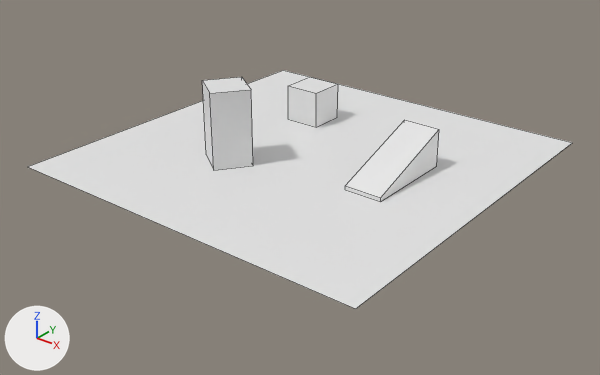
The Blender file tools/obj/saves/scene.blend: old version first, new version second.
Both versions are drawn from a camera (50 mm lens) standing at (24.3, -31.1, 17.2) and looking at (0.6, -1.5, -1.2). Arrows for +X, +Y and +Z are at lower left; the lights stay in place. Mesh edges are drawn as thin lines.
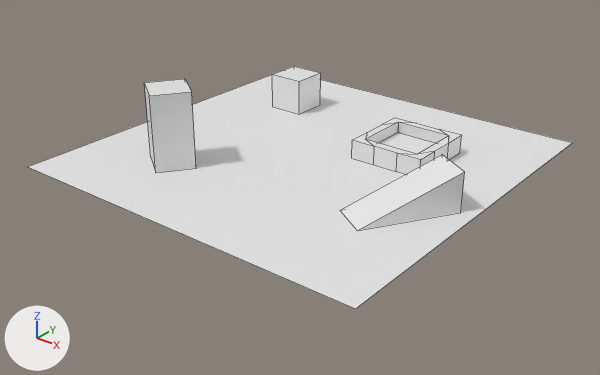
Pixel boxes [x1, y1, x2, y2] of what changed, in the pictures (600 x 375 px):
'Cube.002', reshaped, moved, turned
    before: [345, 120, 439, 202]
    after: [340, 154, 464, 231]
'Cube.001', moved
    before: [202, 77, 253, 170]
    after: [144, 79, 196, 173]
'Cube.003', added
    after: [352, 118, 462, 175]
'Cube', moved
    before: [288, 77, 338, 127]
    after: [272, 66, 321, 114]

Edits to the bpy script that builds the scene:
```text
Change me_cube_003:
    where me_cube_003.from_pydata(...)  # 8 vertices, 6 faces; spans x -1.0..1.0, y -4.0..1.0, z -1.0..1.0
    used by ob_cube_002; location = (4.9, 1.8, 1.0)
    verts and faces of me_cube_003; kept vertices keep their numbers, new ones are numbered from 8
    before: 0 (-1.0, -4.0, -1.0) at pixel (345, 189), 1 (-1.0, -4.0, -0.8) at pixel (345, 185), 2 (-1.0, 1.0, -1.0), 3 (-1.0, 1.0, 1.0) at pixel (404, 119), 4 (1.0, -4.0, -1.0) at pixel (380, 201)
    before: 5 (1.0, -4.0, -0.8) at pixel (380, 197), 6 (1.0, 1.0, -1.0) at pixel (436, 166), 7 (1.0, 1.0, 1.0) at pixel (439, 129)
    me_cube_003 part 1
    add delete_vertices([1, 5])  # with the faces that use them
    add faces += [(0, 3, 2), (0, 4, 7, 3), (4, 6, 7)]
Add me_cube:
    me_cube.from_pydata(...)  # 36 vertices, 34 faces; spans x -2.0..2.0, y -2.0..2.0, z -1.0..0.0
Change ob_cube:
    ob_cube.location: (-3.0, 4.2, 1.0) -> (-5.0, 5.2, 1.0)
Change ob_cube_001:
    ob_cube_001.location: (-2.5, -3.1, 1.0) -> (-4.5, -5.1, 1.0)
Change ob_cube_002:
    ob_cube_002.location: (4.9, 1.8, 1.0) -> (7.9, -1.2, 1.0)
    ob_cube_002.rotation_euler: (0.0, 0.0, 0.0) -> (0.0, 0.0, -0.554)  # degrees (0, 0, 0) -> degrees (0, 0, -32)
Add ob_cube_003:
    ob_cube_003 = bpy.data.objects.new('Cube.003', me_cube)
    ob_cube_003.location = (4.0, 3.0, 1.0)
```
